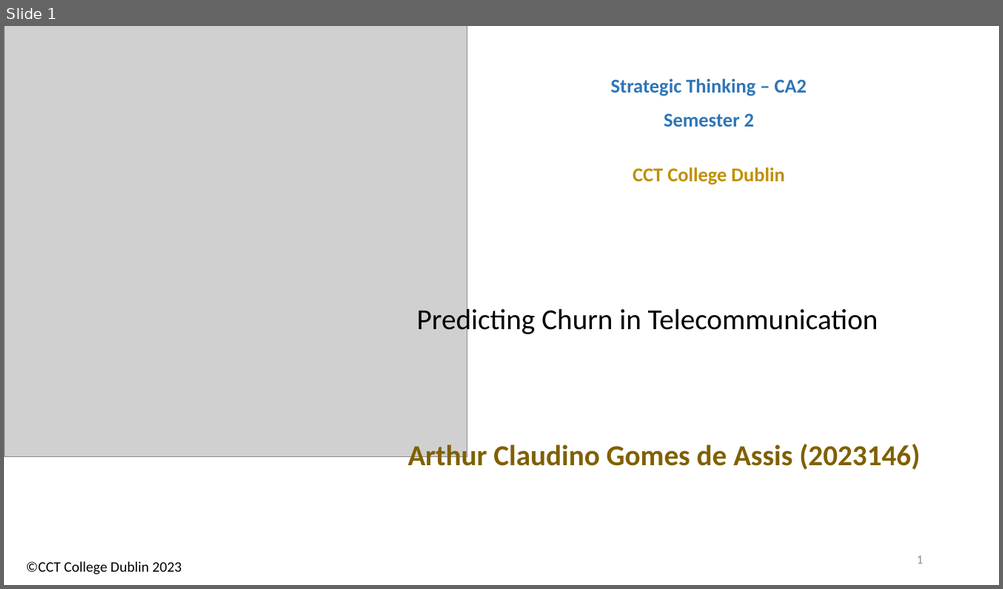
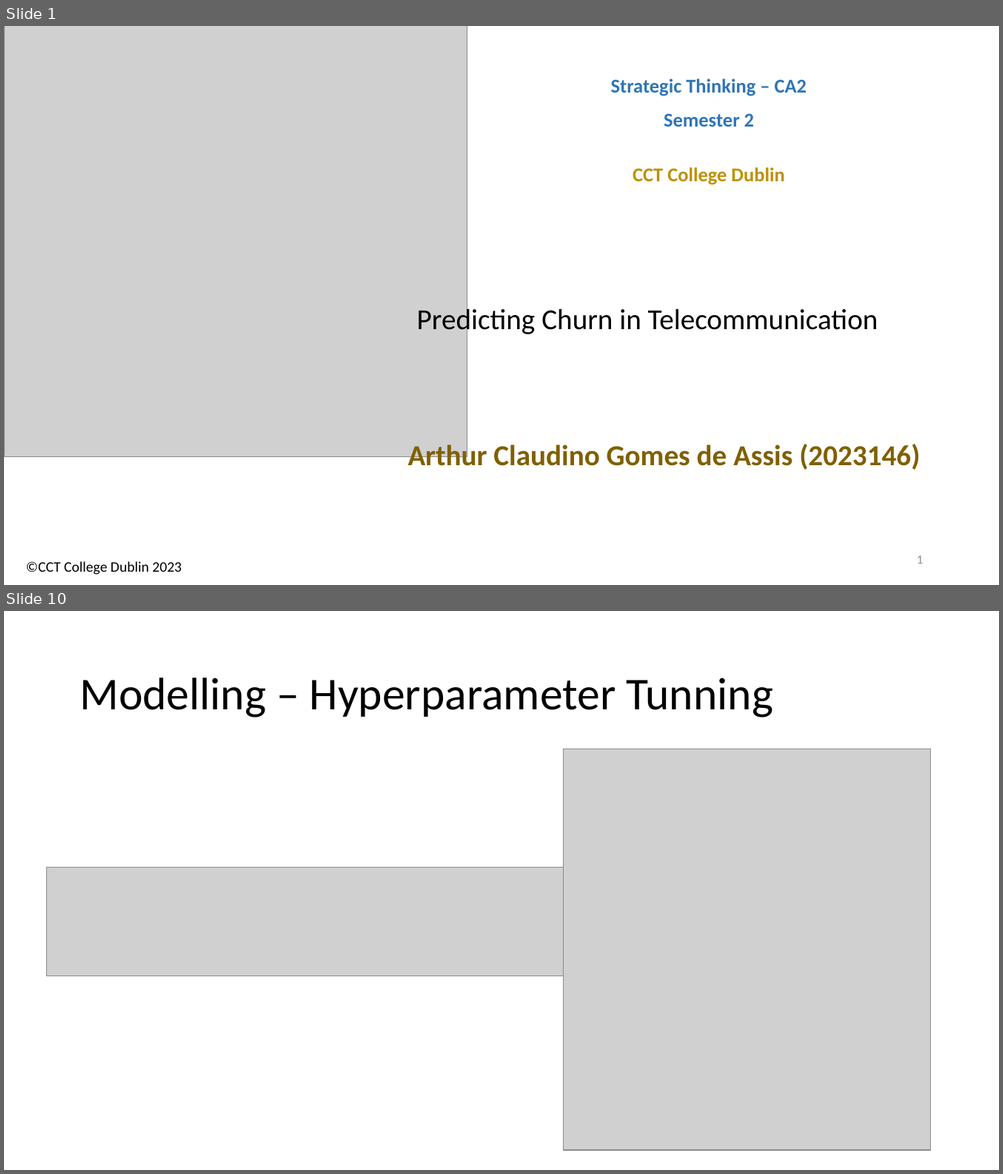
Before and after one commit to arthurcct2023/Python-Predicting-Churn-in-Telecommunication, a slide deck: ArthurAssis_ST_HDip_CA2_Semester2.pptx. Shown one above the other, each under a label of ours: slide 1 before the commit, slides 1 and 10 after it; the slides between them are not shown. The pictures are 1003x589 and 1003x1174 pixels, drawn with LibreOffice and Linux fonts; fonts in the diff are those of the drawing; grey boxes stand for pictures. Boxes give left, top, right and bottom in pixels: in the first picture for what was removed or moved away, otherwise in the second. Text is boxed around its words. In the diff, an @@ line names an element or a change of style, - is before the commit and + after.

```diff
--- a/ArthurAssis_ST_HDip_CA2_Semester2.pptx
+++ b/ArthurAssis_ST_HDip_CA2_Semester2.pptx
@@ slide 10 added at (x1=4, y1=611, x2=999, y2=1170), background #FFFFFF @@
@@ title added at (x1=79, y1=678, x2=773, y2=718), 44 pt, text #000000 @@
+Modelling – Hyperparameter Tunning
@@ picture added at (x1=563, y1=749, x2=930, y2=1150) @@
@@ picture added at (x1=46, y1=868, x2=563, y2=976) @@
```
Also in this commit, not shown: 12 other slides added, 5 slides removed, 8 other files.
